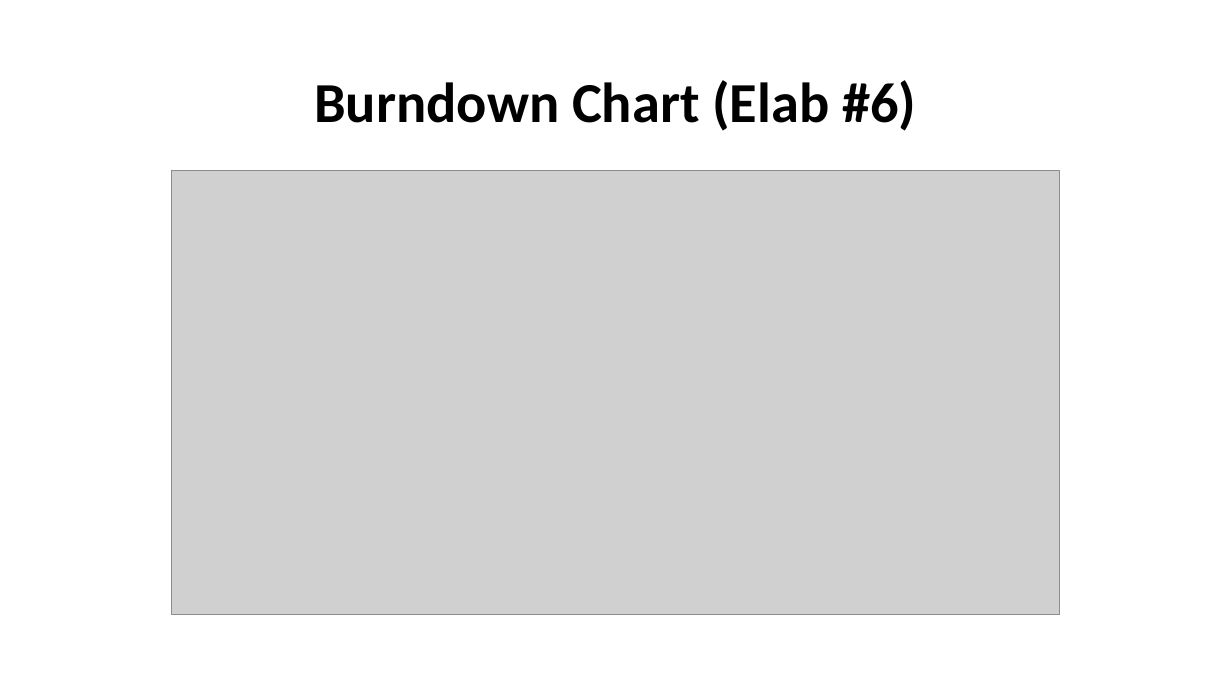
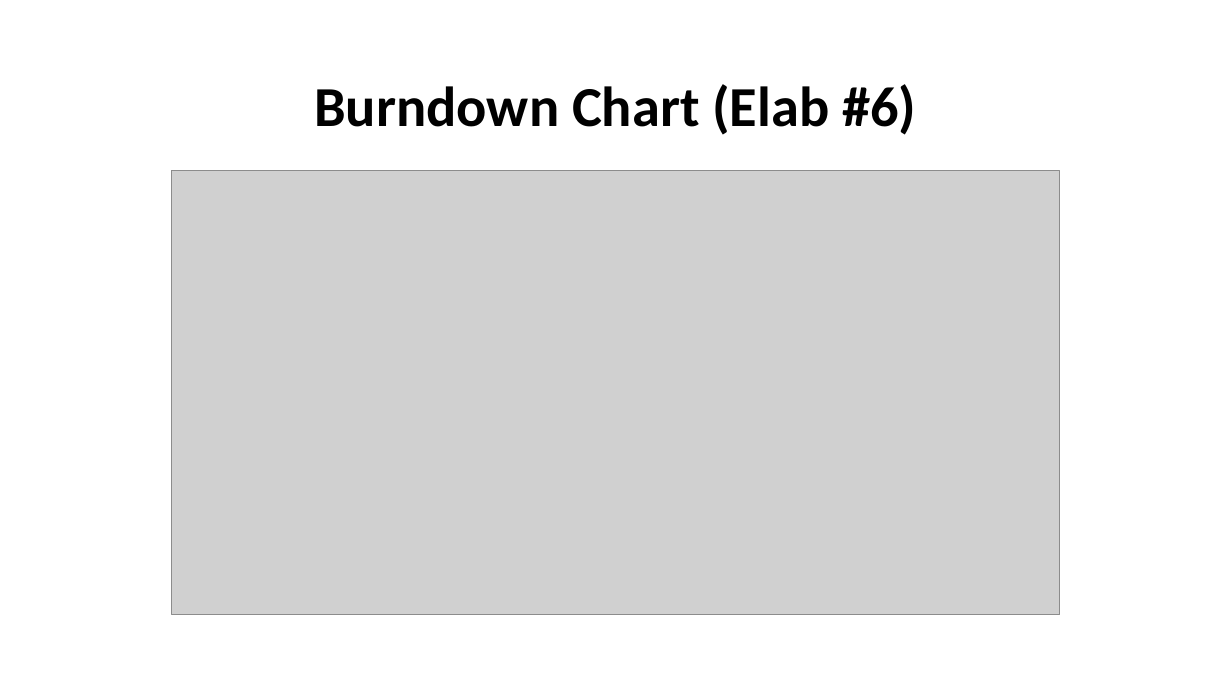
Before and after one commit to PosSystems/pos, a slide deck: slide 8 of PoS Systems.pptx. Drawn at 1232x693 pixels with LibreOffice and Linux fonts; fonts in the diff are those of the drawing; grey boxes stand for pictures. Boxes give left, top, right and bottom in pixels: in the first picture for what was removed or moved away, otherwise in the second. Text is boxed around its words. In the diff, an @@ line names an element or a change of style, - is before the commit and + after.

```diff
--- a/PoS Systems.pptx
+++ b/PoS Systems.pptx
@@ text "Burndown Chart (Elab #6)" at <box>314,84,916,135</box>: line spacing 0.9 to 1 @@
```
Also in this commit, not shown: 15 other slides changed, 5 slides added, 2 slides removed, 1 other file.
